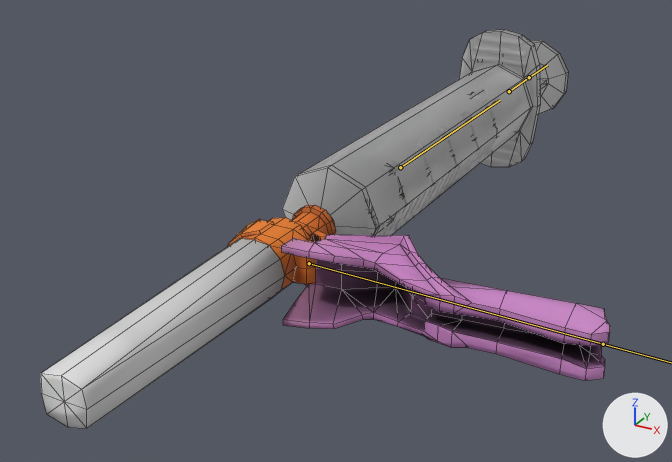
An edit to the FBX model care-up/Assets/Resources_moved/Models/Syringe10ml_InjectionSQs.fbx, drawn before and after from the same camera.
Camera for both pictures: a 50 mm camera at (0.1009, -0.2202, 0.0869) aimed at (-0.0034, -0.0305, -0.0079). The lights are fixed; the arrows at lower right show +X, +Y and +Z. Both versions are drawn at frame 1727 of the action 'Syringe10ml_Armature|Syringe10ml_Subcatenous_Injection_SQ_L_Lib'; the numbers are the values there. The bones that bend it are drawn over the model as lines. Mesh edges are drawn as thin lines.

Objects in the first picture: 'Cup', 'Prot', 'needle_base', 'syringeBarrel_proxy', 'syringePlunger'.
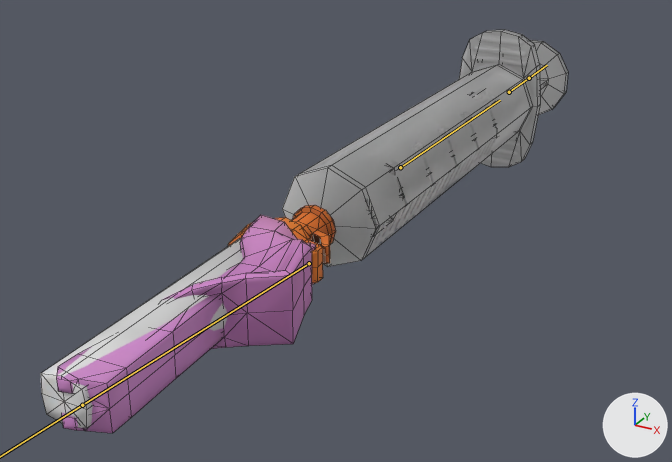
Commit message: Changed animation SQ in InjectionSubcutanous protocol

Pixel boxes (x1, y1, x2, y2) of what changed, in the pictures (672 x 462 px):
'Prot', posed (21% narrower, 49% taller)
    before: (281, 235, 610, 381)
    after: (56, 215, 316, 433)
'Cup', unchanged, covered by the edit
    before: (41, 238, 285, 428)
    after: (41, 238, 243, 428)
bone 'Bone.002', root to tip
    before: (309, 263) to (603, 344)
    after: (309, 263) to (82, 405)

The edits, one by one:
Bone 'Bone.002' (bone_bone_002) turns from (0, 0, -78) to (0, 0, 13) degrees about its own x, y and z.
